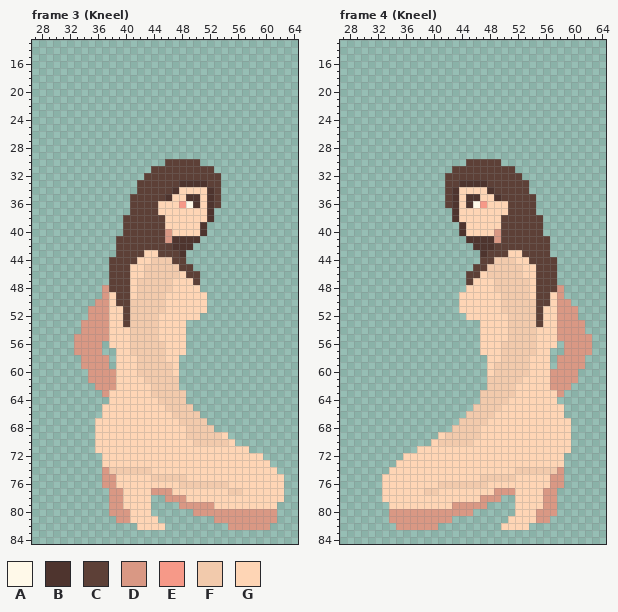
Two versions of one pixel-art file, Sidescroller/Practice/female_unarmed_96x96.aseprite. Above: the version before the commit.
96x96 pixels, 18 frames. Shown: frame 3 (Kneel): x 27..64, y 13..84; frame 4 (Kneel): x 27..64, y 13..84. The commit also changed other frames, which this record leaves out.
Visible layers, top first: "Hair", "Eyes", "Body".
Palette (. is transparent): A #fff9e9  B #4e342e  C #5d4037  D #d99884  E #f69988  F #f2caac  G #fed5b5
Pixels before, frame 3 (Kneel) (only the part around the change), first column x 27:
66 ..........GGGGGGGGGGFFF
67 .........GGGGGGGGGGGGFF
68 .........GGGGGGGGGGGGGF
69 .........GGGGGGGGGGGGGF
70 .........GGGGGGGGGGGGGG
71 .........GGGGGGGGGGGGGG
72 ..........GGGGGGGGGGGGG
73 ..........GGGGGGGGGGGGG
74 ..........DFFFFFFGGGGGG
75 ..........DDGGGGGFFFFFG
76 ..........DDGGGGGGGGGFF
77 ...........DDGGGGDDDGGG
78 ...........DDGGGG..DDDG
79 ...........DDGGGG....DD
80 ...........DDDGGG......
81 ............DDGGGG.....
82 ...............GGGG....
83 .......................
84 .......................
Pixels before, frame 4 (Kneel) (only the part around the change), first column x 51:
67 GGGGGGGGG...
68 GGGGGGGGG...
69 GGGGGGGGG...
70 GGGGGGGGG...
71 GGGGGGGGG...
72 GGGGGGGG....
73 GGGGGGGG....
74 GFFFFFFD....
75 FGGGGGDD....
76 GGGGGGDD....
77 DGGGGDD.....
78 .GGGGDD.....
79 .GGGGDD.....
80 .GGGDDD.....
81 GGGGDD......
82 GGG.........
83 ............
84 ............
The result:
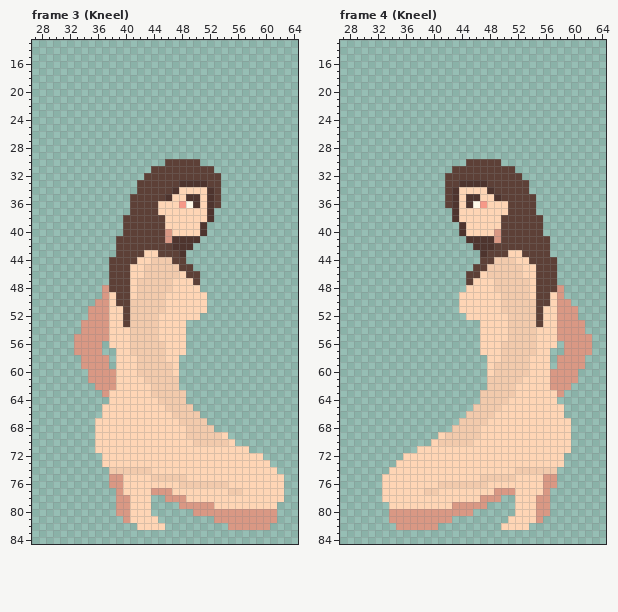
Edits made:
{"where": "frame 3 (Kneel), layer \"Body\""}
{"frame":3,"y":74,"x":37,"old":"D","new":"."}
{"frame":3,"y":75,"x":37,"old":"D","new":"."}
{"frame":3,"y":75,"x":39,"old":"G","new":"D"}
{"frame":3,"y":76,"x":37,"old":"D","new":"."}
{"frame":3,"y":76,"x":39,"old":"G","new":"D"}
{"frame":3,"y":77,"x":38,"old":"D","new":"."}
{"frame":3,"y":78,"x":38,"old":"D","new":"."}
{"frame":3,"y":78,"x":40,"old":"G","new":"D"}
{"frame":3,"y":79,"x":38,"old":"D","new":"."}
{"frame":3,"y":79,"x":40,"old":"G","new":"D"}
{"frame":3,"y":80,"x":38,"old":"D","new":"."}
{"frame":3,"y":81,"x":39,"old":"D","new":"."}
{"where": "frame 4 (Kneel), layer \"Body\""}
{"frame":4,"y":74,"x":58,"old":"D","new":"."}
{"frame":4,"y":75,"x":56,"old":"G","new":"D"}
{"frame":4,"y":75,"x":58,"old":"D","new":"."}
{"frame":4,"y":76,"x":56,"old":"G","new":"D"}
{"frame":4,"y":76,"x":58,"old":"D","new":"."}
{"frame":4,"y":77,"x":57,"old":"D","new":"."}
{"frame":4,"y":78,"x":55,"old":"G","new":"D"}
{"frame":4,"y":78,"x":57,"old":"D","new":"."}
{"frame":4,"y":79,"x":55,"old":"G","new":"D"}
{"frame":4,"y":79,"x":57,"old":"D","new":"."}
{"frame":4,"y":80,"x":57,"old":"D","new":"."}
{"frame":4,"y":81,"x":56,"old":"D","new":"."}
